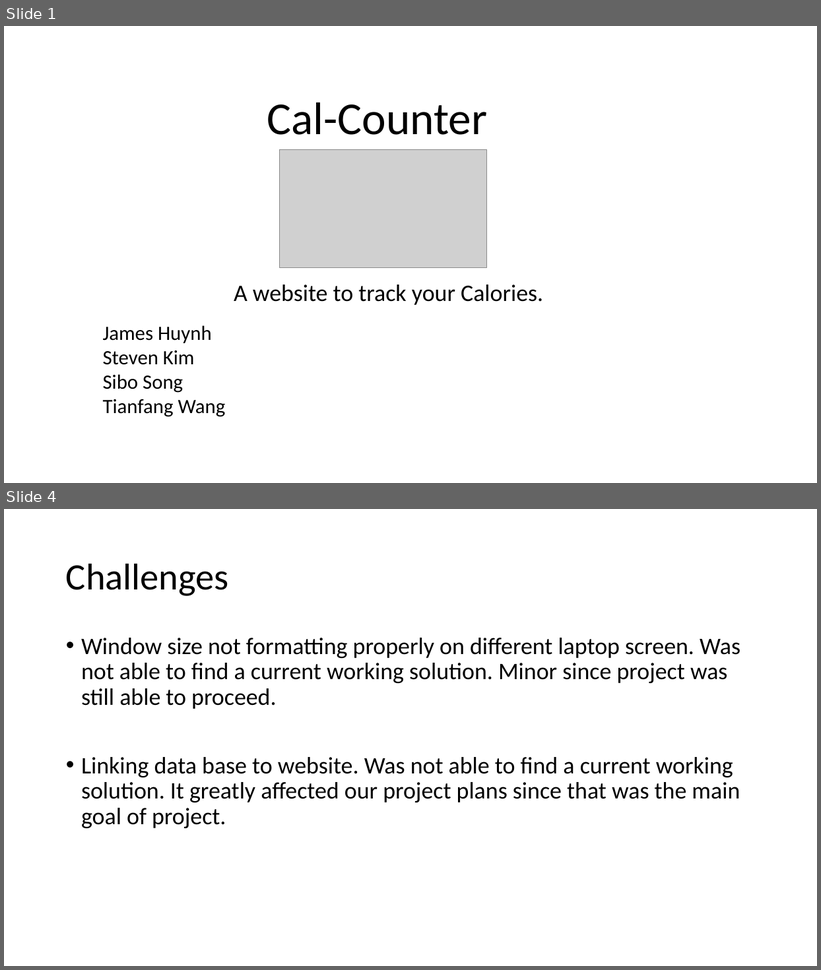
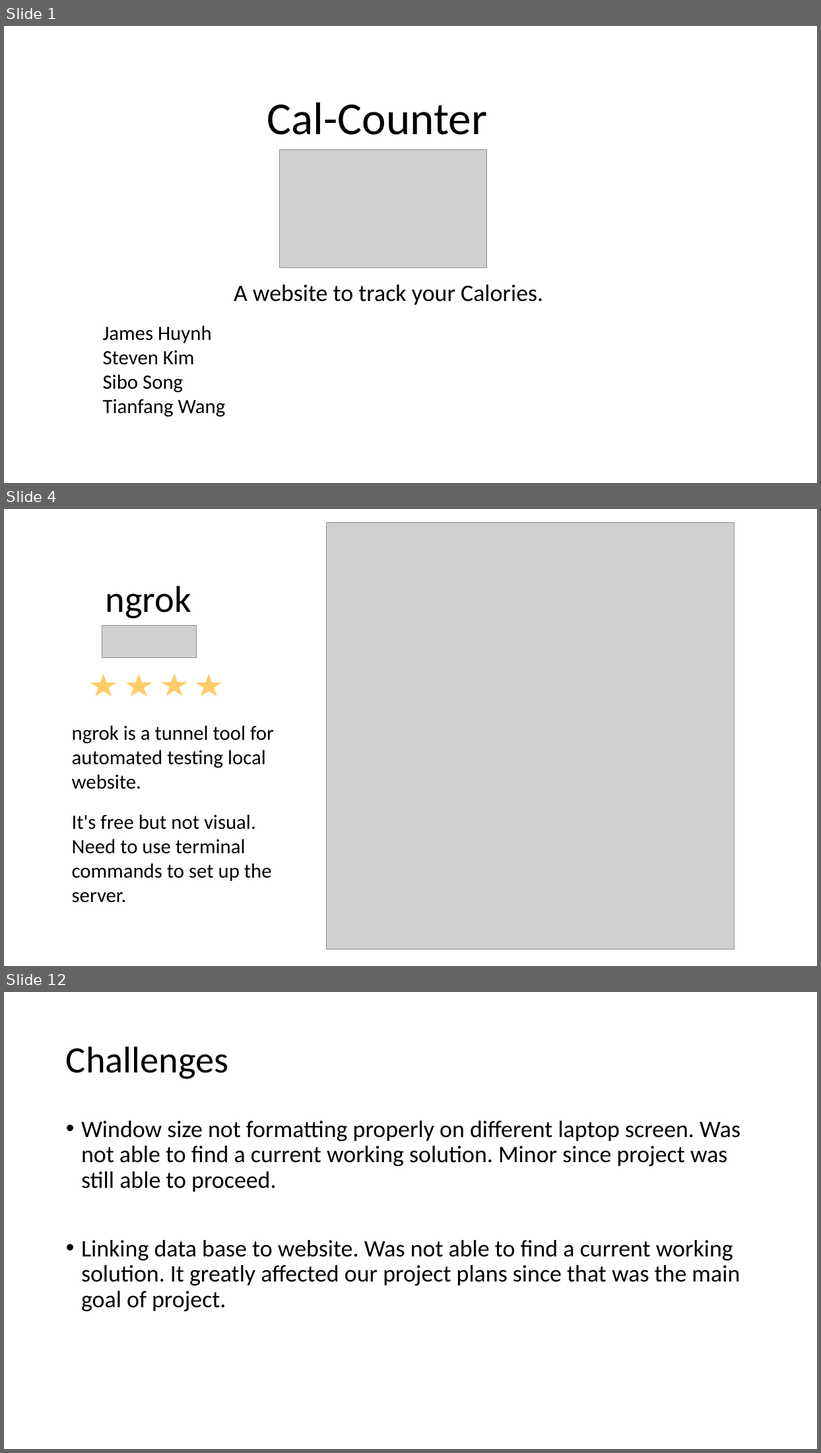
Before and after one commit to stki9539/Calorie-Website, a slide deck: ppt2.pptx. Shown one above the other, each under a label of ours: slides 1 and 4 before the commit, slides 1, 4 and 12 after it; the slides between them are not shown. The pictures are 821x970 and 821x1453 pixels, drawn with LibreOffice and Linux fonts; fonts in the diff are those of the drawing; grey boxes stand for pictures; background and template pictures are left out. Boxes give left, top, right and bottom in pixels: in the first picture for what was removed or moved away, otherwise in the second. Text is boxed around its words. In the diff, an @@ line names an element or a change of style, - is before the commit and + after.

```diff
--- a/ppt2.pptx
+++ b/ppt2.pptx
@@ slide 4 added at (4,509,817,966), background picture (left out) @@
@@ picture added at (327,523,734,949) @@
@@ text added at (106,586,191,619), 44 pt, text #000000 @@
+ngrok
@@ picture added at (102,626,197,658) @@
@@ star added at (88,672,120,698), fill #FFCC66, outline #FFFFFF 1.5 pt @@
@@ star added at (123,672,154,698), fill #FFCC66, outline #FFFFFF 1.5 pt @@
@@ star added at (159,671,190,698), fill #FFCC66, outline #FFFFFF 1.5 pt @@
@@ star added at (193,672,224,698), fill #FFCC66, outline #FFFFFF 1.5 pt @@
@@ text added at (72,725,274,789), 24 pt, text #000000 @@
+ngrok is a tunnel tool for automated testing local website.
@@ text added at (72,815,272,903), 24 pt, text #000000 @@
+It's free but not visual. Need to use terminal commands to set up the server.
@@ what was slide 4 is now slide 12 @@
```
Also in this commit, not shown: 2 slides changed, 8 other slides added.
